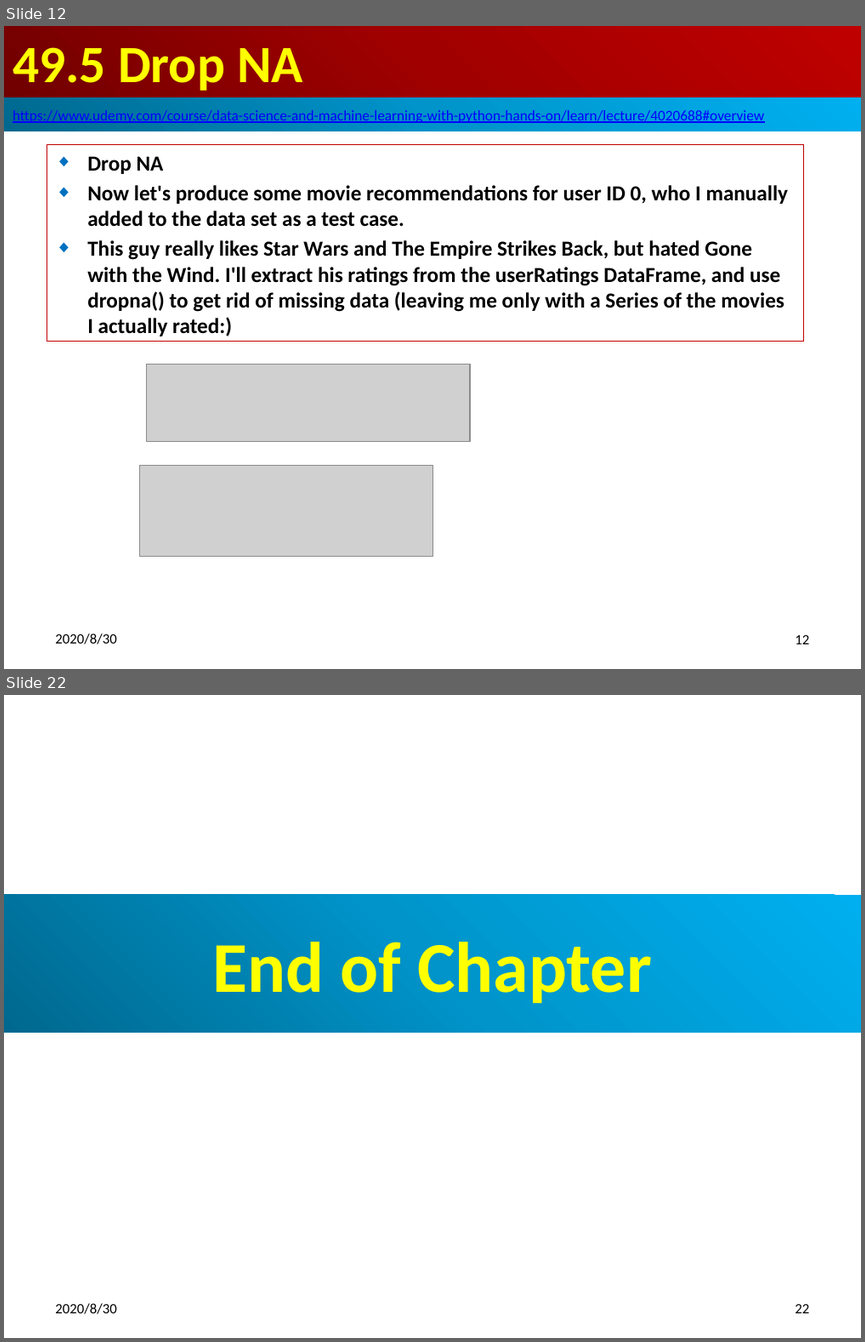
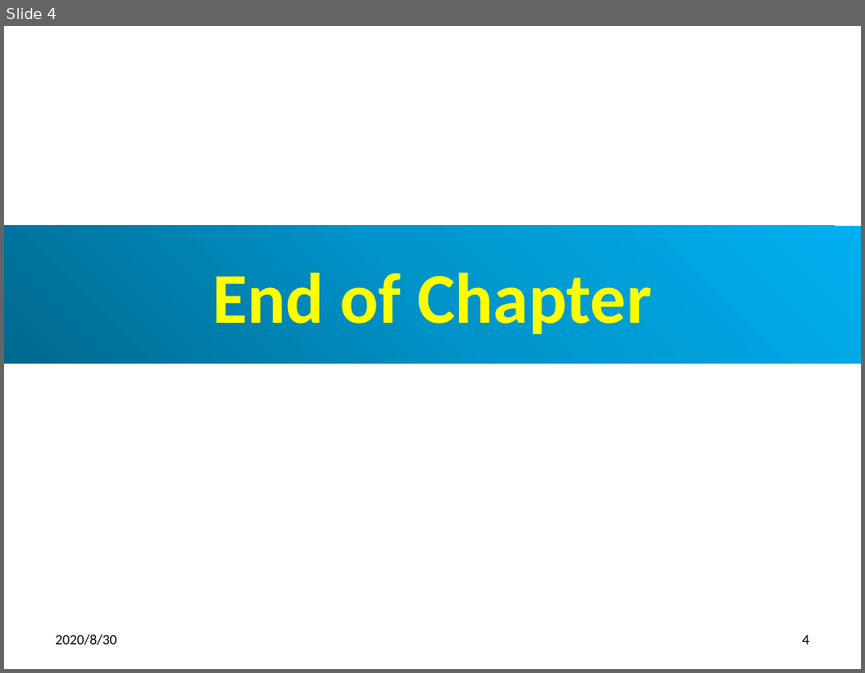
Before and after one commit to peterhchen/900_Python_ML_DS_DL, a slide deck: 050_ImproveRecommender.pptx. Shown one above the other, each under a label of ours: slides 12 and 22 before the commit, slide 4 after it; the slides between them are not shown. The pictures are 865x1342 and 865x673 pixels, drawn with LibreOffice and Linux fonts; fonts in the diff are those of the drawing; grey boxes stand for pictures. Boxes give left, top, right and bottom in pixels: in the first picture for what was removed or moved away, otherwise in the second. Text is boxed around its words. In the diff, an @@ line names an element or a change of style, - is before the commit and + after.

```diff
--- a/050_ImproveRecommender.pptx
+++ b/050_ImproveRecommender.pptx
@@ slide 12 removed at [4,26,861,669], background #FFFFFF @@
@@ title removed at [4,26,861,98] @@
-49.5 Drop NA
@@ rectangle removed at [4,98,861,131] @@
-https://www.udemy.com/course/data-science-and-machine-learning-with-python-hands-on/learn/lecture/4020688#overview
@@ subtitle removed at [46,145,803,340] @@
-◆ Drop NA
-◆ Now let's produce some movie recommendations for user ID 0, who I manually added to the data set as a test case.
-◆ This guy really likes Star Wars and The Empire Strikes Back, but hated Gone with the Wind. I'll extract his ratings from the userRatings DataFrame, and use dropna() to get rid of missing data (leaving me only with a Series of the movies I actually rated:)
@@ picture removed at [147,364,470,442] @@
@@ picture removed at [140,465,433,556] @@
@@ text removed at [55,633,116,644] @@
-2020/8/30
@@ page number removed at [794,635,809,644] @@
-12
@@ what was slide 22 is now slide 4 @@
@@ page number at [802,635,809,644]: text changed @@
-22
+4
```
Also in this commit, not shown: 3 slides changed, 17 other slides removed.
